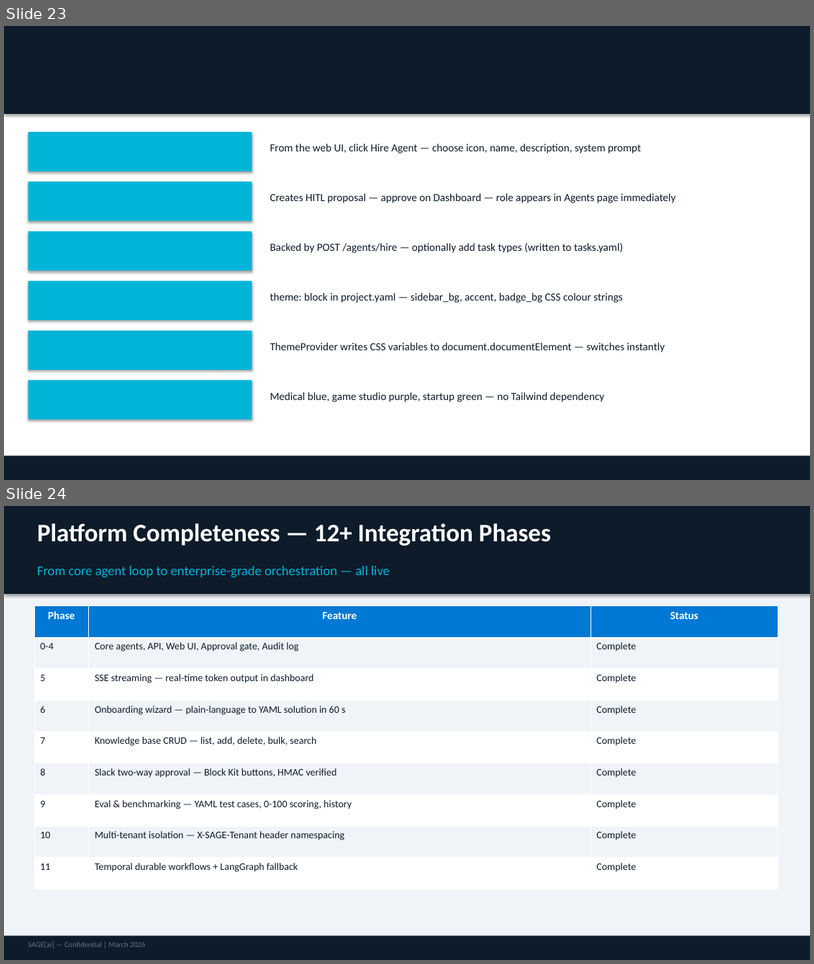
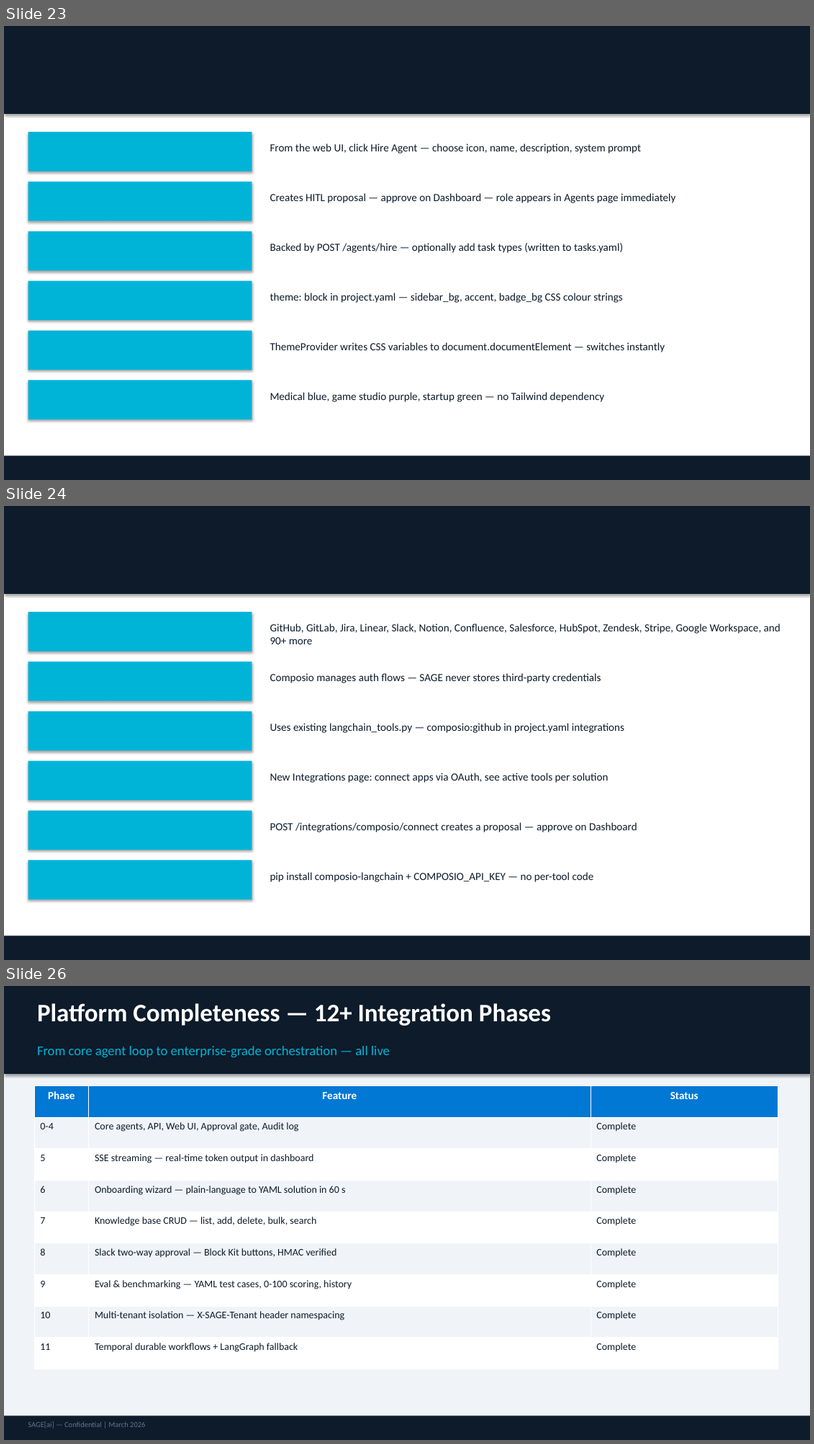
Before and after one commit to Sumanharapanahalli/SAGE, a slide deck: docs/SageAI_Tech_Pitch.pptx. Shown one above the other, each under a label of ours: slides 23 and 24 before the commit, slides 23, 24 and 26 after it; the slides between them are not shown. The pictures are 814x964 and 814x1444 pixels, drawn with LibreOffice and Linux fonts; fonts in the diff are those of the drawing. Boxes give left, top, right and bottom in pixels: in the first picture for what was removed or moved away, otherwise in the second. Text is boxed around its words. In the diff, an @@ line names an element or a change of style, - is before the commit and + after.

```diff
--- a/docs/SageAI_Tech_Pitch.pptx
+++ b/docs/SageAI_Tech_Pitch.pptx
@@ slide 24 added at (x1=4, y1=506, x2=810, y2=960), background #FFFFFF @@
@@ rectangle added at (x1=4, y1=506, x2=810, y2=594), fill #0D1B2A @@
@@ rectangle added at (x1=28, y1=612, x2=252, y2=651), fill #00B4D8 @@
@@ text added at (x1=270, y1=623, x2=781, y2=644), 13 pt, text #0D1B2A @@
+GitHub, GitLab, Jira, Linear, Slack, Notion, Confluence, Salesforce, HubSpot, Zendesk, Stripe, Google Workspace, and 90+ more
@@ rectangle added at (x1=28, y1=662, x2=252, y2=701), fill #00B4D8 @@
@@ text added at (x1=270, y1=673, x2=601, y2=683), 13 pt, text #0D1B2A @@
+Composio manages auth flows — SAGE never stores third-party credentials
@@ rectangle added at (x1=28, y1=711, x2=252, y2=750), fill #00B4D8 @@
@@ text added at (x1=270, y1=723, x2=625, y2=733), 13 pt, text #0D1B2A @@
+Uses existing langchain_tools.py — composio:github in project.yaml integrations
@@ rectangle added at (x1=28, y1=761, x2=252, y2=800), fill #00B4D8 @@
@@ text added at (x1=270, y1=772, x2=609, y2=782), 13 pt, text #0D1B2A @@
+New Integrations page: connect apps via OAuth, see active tools per solution
@@ rectangle added at (x1=28, y1=811, x2=252, y2=849), fill #00B4D8 @@
@@ text added at (x1=270, y1=822, x2=638, y2=832), 13 pt, text #0D1B2A @@
+POST /integrations/composio/connect creates a proposal — approve on Dashboard
@@ rectangle added at (x1=28, y1=860, x2=252, y2=899), fill #00B4D8 @@
@@ text added at (x1=270, y1=872, x2=594, y2=882), 13 pt, text #0D1B2A @@
+pip install composio-langchain + COMPOSIO_API_KEY — no per-tool code
@@ rectangle added at (x1=4, y1=936, x2=810, y2=960), fill #0D1B2A @@
@@ what was slide 24 is now slide 26 @@
```
Also in this commit, not shown: 2 slides changed, 1 other slide added, 7 other files.
